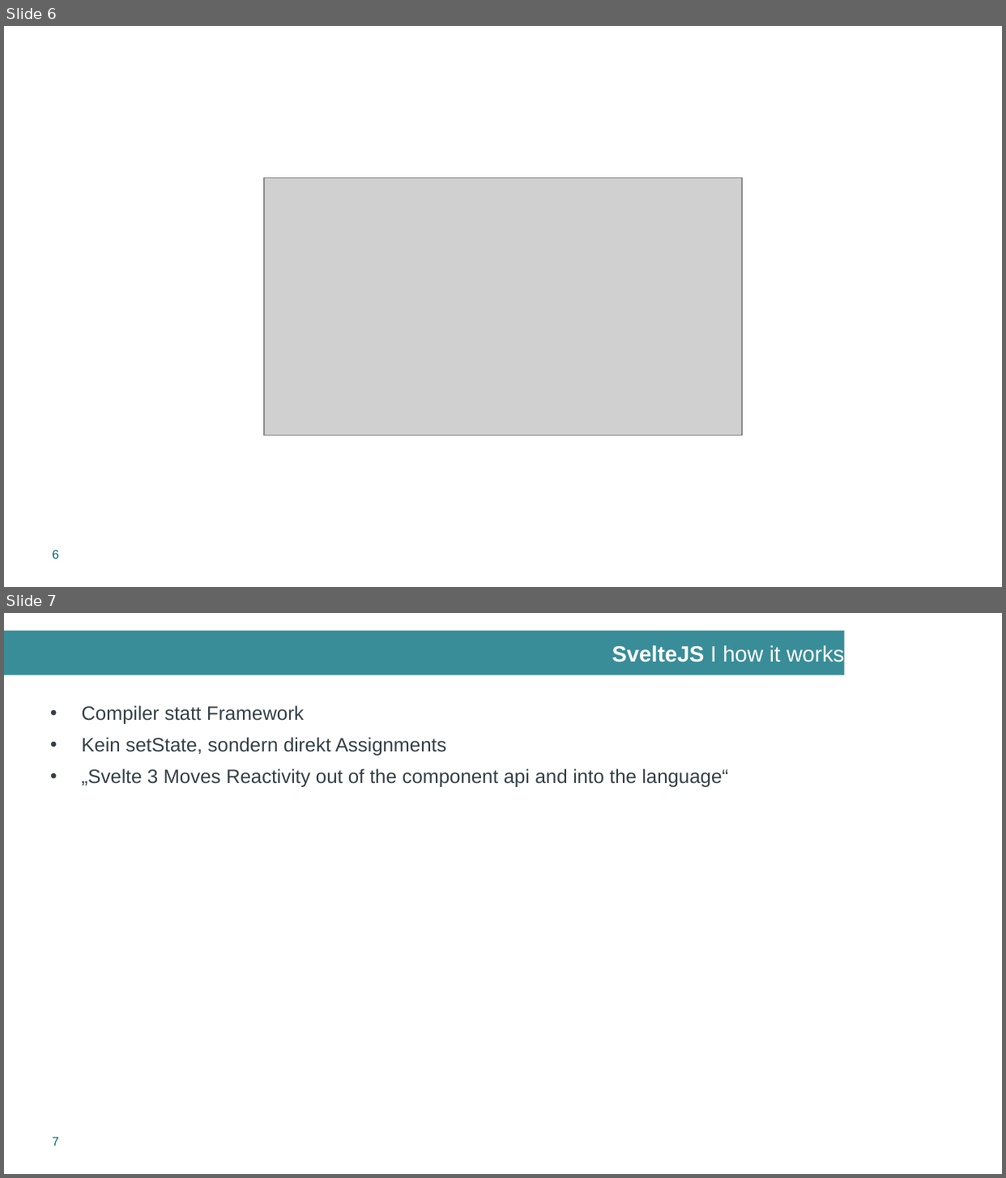
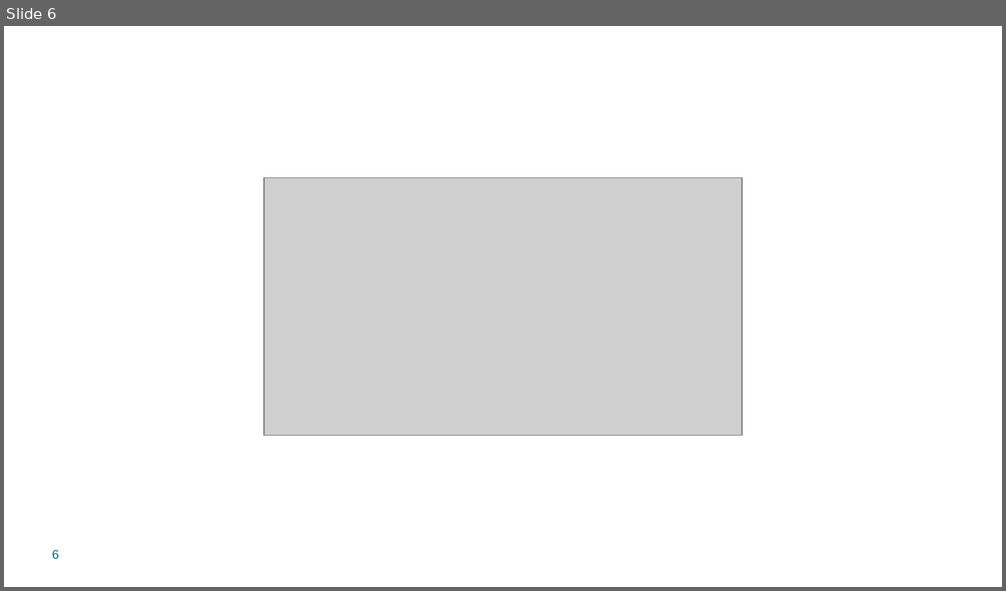
Before and after one commit to inform40/tutorial-svelte, a slide deck: svelte.pptx. Shown one above the other, each under a label of ours: slides 6 and 7 before the commit, slide 6 after it. The pictures are 1006x1178 and 1006x591 pixels, drawn with LibreOffice and Linux fonts; fonts in the diff are those of the drawing; grey boxes stand for pictures; background and template pictures are left out. Boxes give left, top, right and bottom in pixels: in the first picture for what was removed or moved away, otherwise in the second. Text is boxed around its words. In the diff, an @@ line names an element or a change of style, - is before the commit and + after.

Commit message:
Update präsentation

```diff
--- a/svelte.pptx
+++ b/svelte.pptx
@@ slide 7 removed at [4, 613, 1002, 1174], background #FFFFFF; not listed: 3 template elements that a slide beside it also shows @@
@@ title removed at [4, 631, 844, 676] @@
-SvelteJS I how it works
@@ text removed at [82, 705, 729, 787] @@
-• Compiler statt Framework
-• Kein setState, sondern direkt Assignments
-• „Svelte 3 Moves Reactivity out of the component api and into the language“
```
Also in this commit, not shown: 4 slides added, 6 other slides removed.
